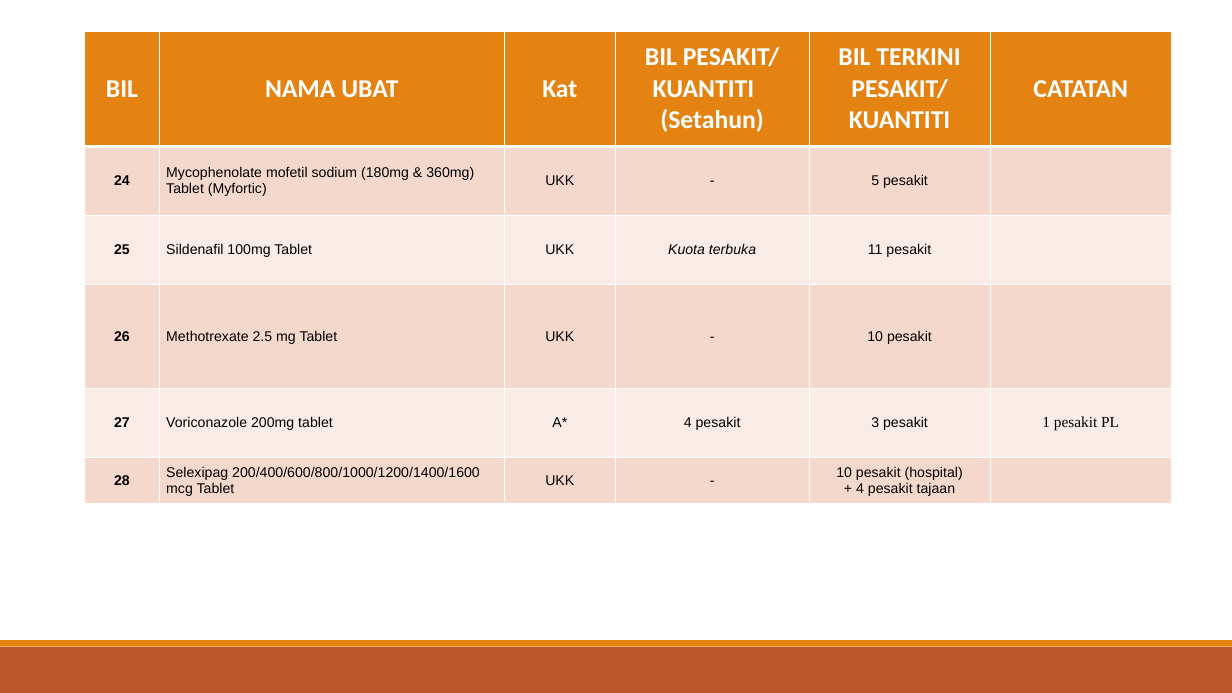
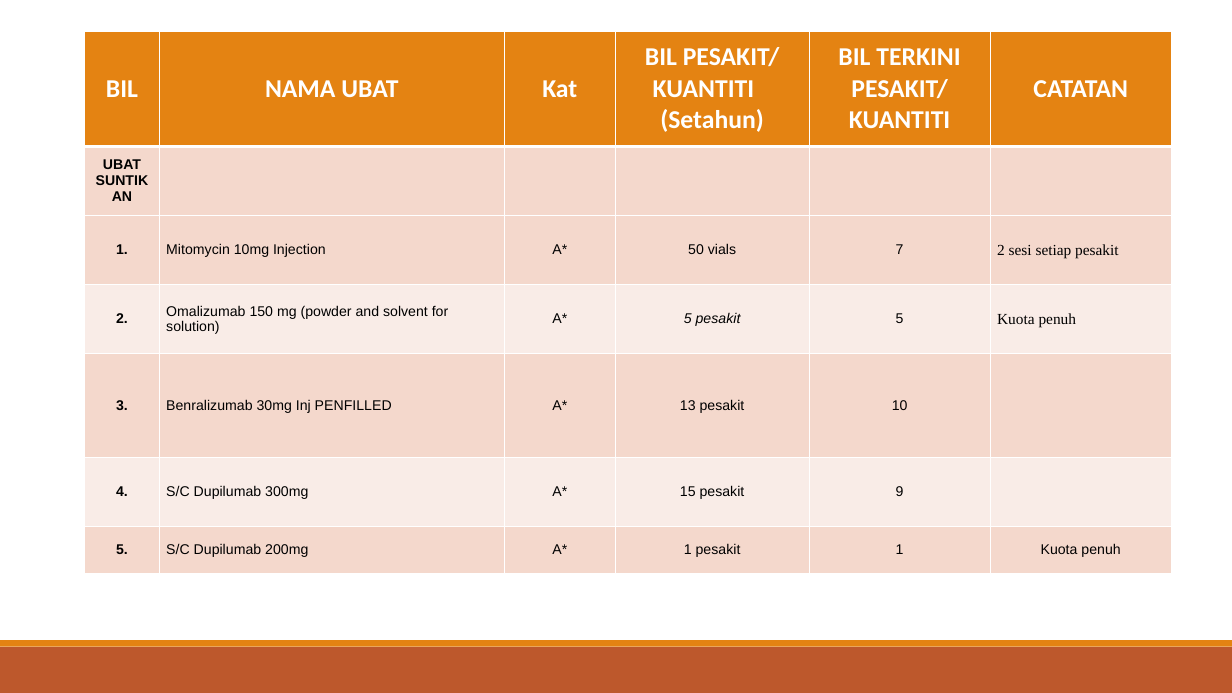
Before and after one commit to JooSzeHao/PUB-Kuota-Discussion, a slide deck: slide 6 of slides/Slide_Pre_JKUT_PULMONOLOGI_Feb_2026_UPDATED.pptx. Drawn at 1232x693 pixels with LibreOffice and Linux fonts; fonts in the diff are those of the drawing. Boxes give left, top, right and bottom in pixels: in the first picture for what was removed or moved away, otherwise in the second. Text is boxed around its words. In the diff, an @@ line names an element or a change of style, - is before the commit and + after.

```diff
--- a/slides/Slide_Pre_JKUT_PULMONOLOGI_Feb_2026_UPDATED.pptx
+++ b/slides/Slide_Pre_JKUT_PULMONOLOGI_Feb_2026_UPDATED.pptx
@@ table at (x1=85, y1=31, x2=1172, y2=561) @@
-row 2: 24 | Mycophenolate mofetil sodium (180mg & 360mg) Tablet (Myfortic) | UKK | - | 5 pesakit | 
-row 3: 25 | Sildenafil 100mg Tablet | UKK | Kuota terbuka | 11 pesakit | 
-row 4: 26 | Methotrexate 2.5 mg Tablet | UKK | - | 10 pesakit | 
-row 5: 27 | Voriconazole 200mg tablet | A* | 4 pesakit | 3 pesakit | 1 pesakit PL
-row 6: 28 | Selexipag 200/400/600/800/1000/1200/1400/1600 mcg Tablet | UKK | - | 10 pesakit (hospital) / + 4 pesakit tajaan | 
+row 2: UBAT SUNTIKAN |  |  |  |  | 
+row 3: 1. | Mitomycin 10mg Injection | A* | 50 vials | 7 | 2 sesi setiap pesakit
+row 4: 2. | Omalizumab 150 mg (powder and solvent for solution) | A* | 5 pesakit | 5 | Kuota penuh
+row 5: 3. | Benralizumab 30mg Inj PENFILLED | A* | 13 pesakit | 10 | 
+row 6: 4. | S/C Dupilumab 300mg | A* | 15 pesakit | 9 | 
+row 7: 5. | S/C Dupilumab 200mg | A* | 1 pesakit | 1 | Kuota penuh
```
Also in this commit, not shown: 4 other slides changed, 1 slide added, 3 slides removed.
